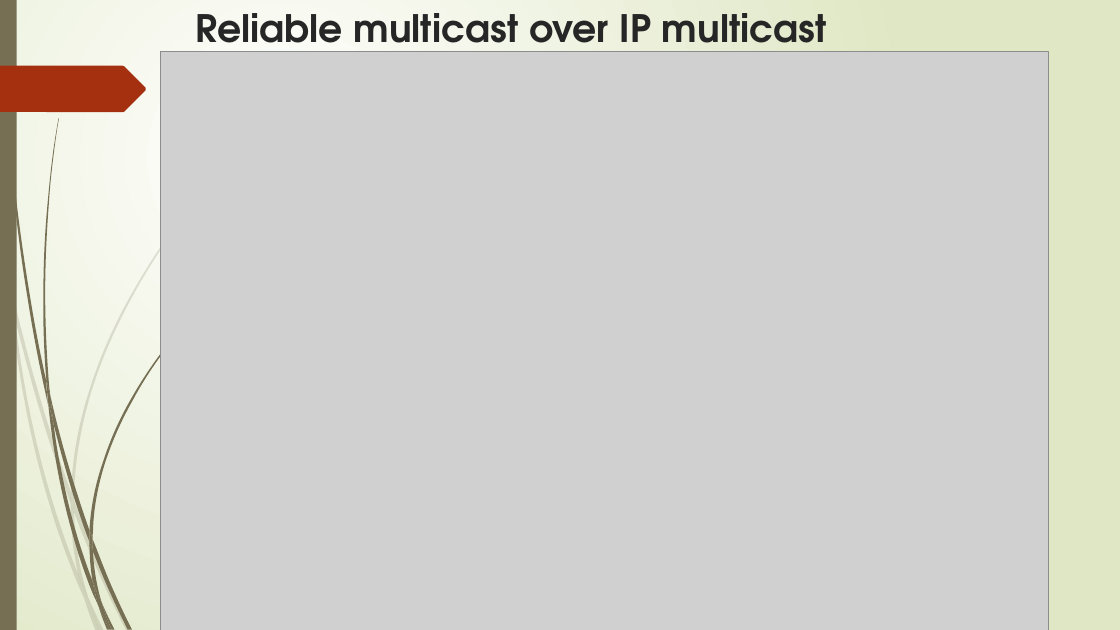
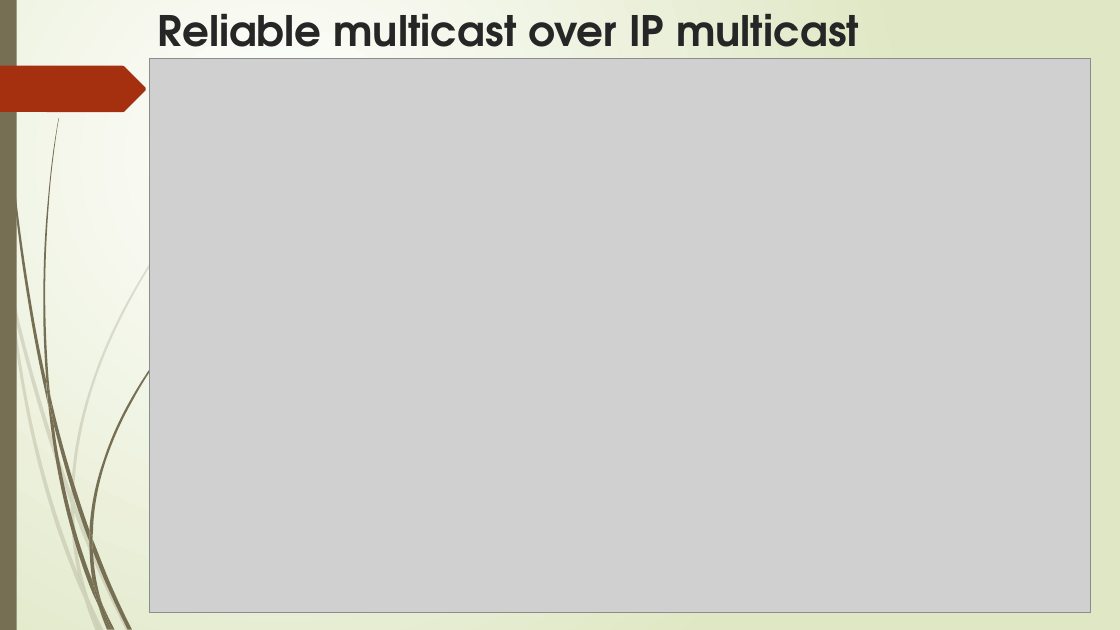
Before and after one commit to sanjayshimoga/nmit-distributed_systems, a slide deck: slide 67 of COORDINATION AND AGREEMENT.pptx. Drawn at 1120x630 pixels with LibreOffice and Linux fonts; fonts in the diff are those of the drawing; grey boxes stand for pictures. Boxes give left, top, right and bottom in pixels: in the first picture for what was removed or moved away, otherwise in the second. Text is boxed around its words. In the diff, an @@ line names an element or a change of style, - is before the commit and + after.

```diff
--- a/COORDINATION AND AGREEMENT.pptx
+++ b/COORDINATION AND AGREEMENT.pptx
@@ title "Reliable multicast over IP multicast": place and size @@
-title "Reliable multicast over IP multicast" at box(196, 13, 827, 57)
+title "Reliable multicast over IP multicast" at box(158, 13, 859, 63)
@@ title "Reliable multicast over IP multicast" at box(158, 13, 859, 63): size 32.4 to 36 pt @@
@@ picture: place and size @@
-picture at box(160, 51, 1049, 630)
+picture at box(150, 59, 1091, 613)
```
Also in this commit, not shown: 3 other slides changed, 35 slides added, 4 slides removed, 2 other files.
